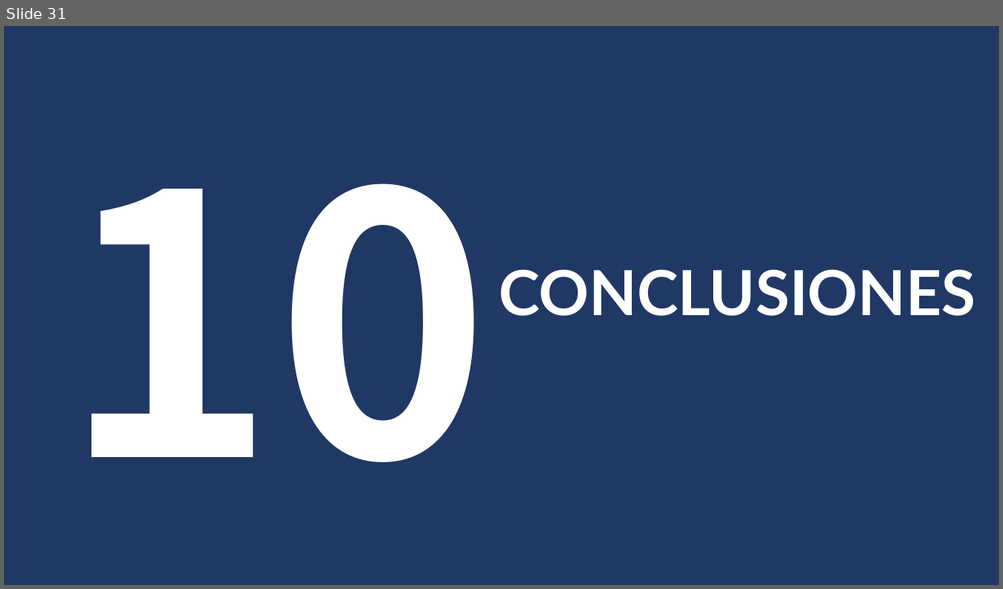
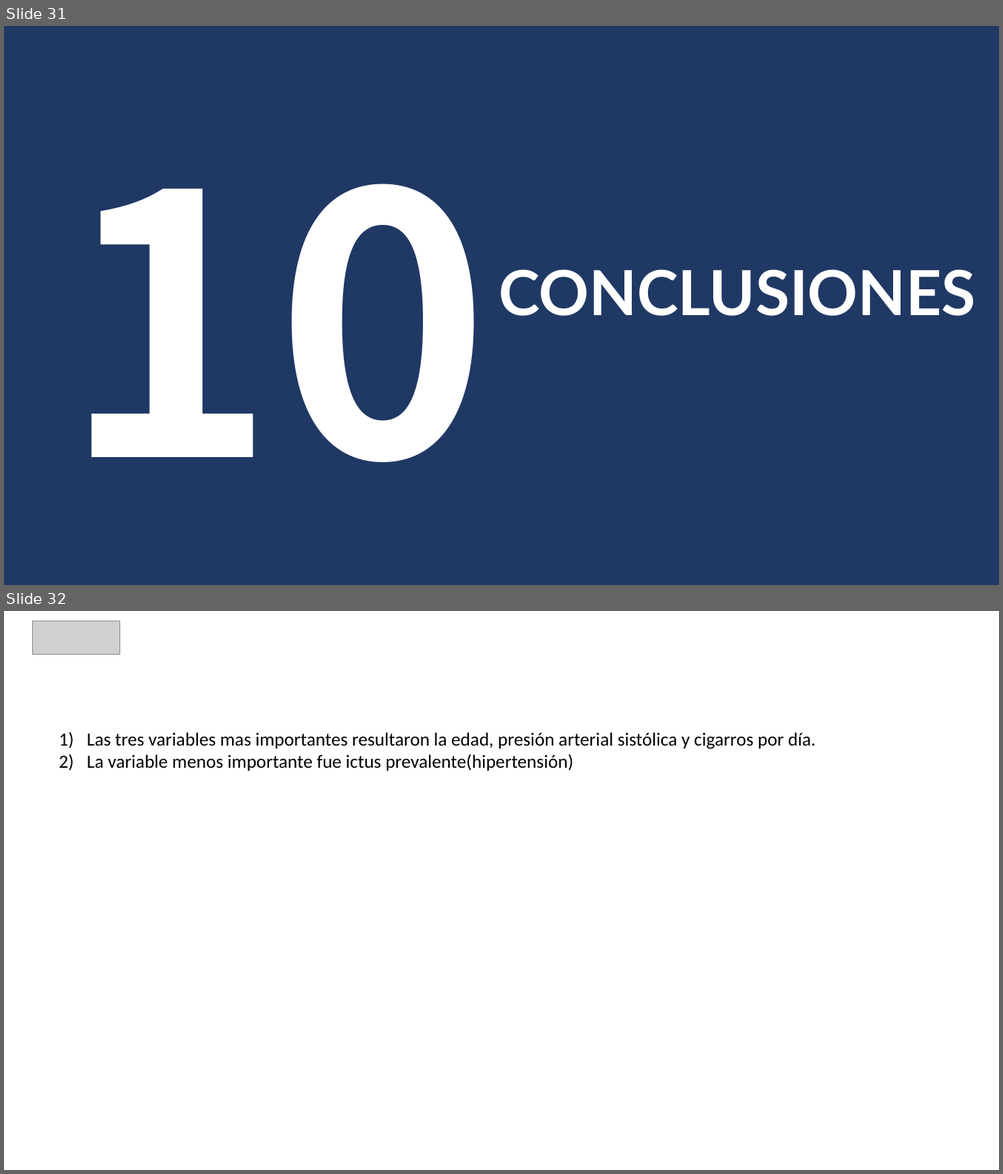
Before and after one commit to luis-gutierre/Proyectos, a slide deck: 1.Enfermedades Cardiovasculares/1.Enfermedades Cardiovasculares.pptx. Shown one above the other, each under a label of ours: slide 31 before the commit, slides 31 and 32 after it. The pictures are 1003x589 and 1003x1174 pixels, drawn with LibreOffice and Linux fonts; fonts in the diff are those of the drawing; grey boxes stand for pictures. Boxes give left, top, right and bottom in pixels: in the first picture for what was removed or moved away, otherwise in the second. Text is boxed around its words. In the diff, an @@ line names an element or a change of style, - is before the commit and + after.

```diff
--- a/1.Enfermedades Cardiovasculares/1.Enfermedades Cardiovasculares.pptx
+++ b/1.Enfermedades Cardiovasculares/1.Enfermedades Cardiovasculares.pptx
@@ slide 32 added at (x1=4, y1=611, x2=999, y2=1170), background #FFFFFF @@
@@ picture added at (x1=33, y1=621, x2=119, y2=654) @@
@@ text added at (x1=87, y1=732, x2=815, y2=771), 18 pt, text #000000 @@
+1) Las tres variables mas importantes resultaron la edad, presión arterial sistólica y cigarros por día.
+2) La variable menos importante fue ictus prevalente(hipertensión)
```
Also in this commit, not shown: 13 slides changed, 8 other slides added, 13 slides removed, 1 other file.
